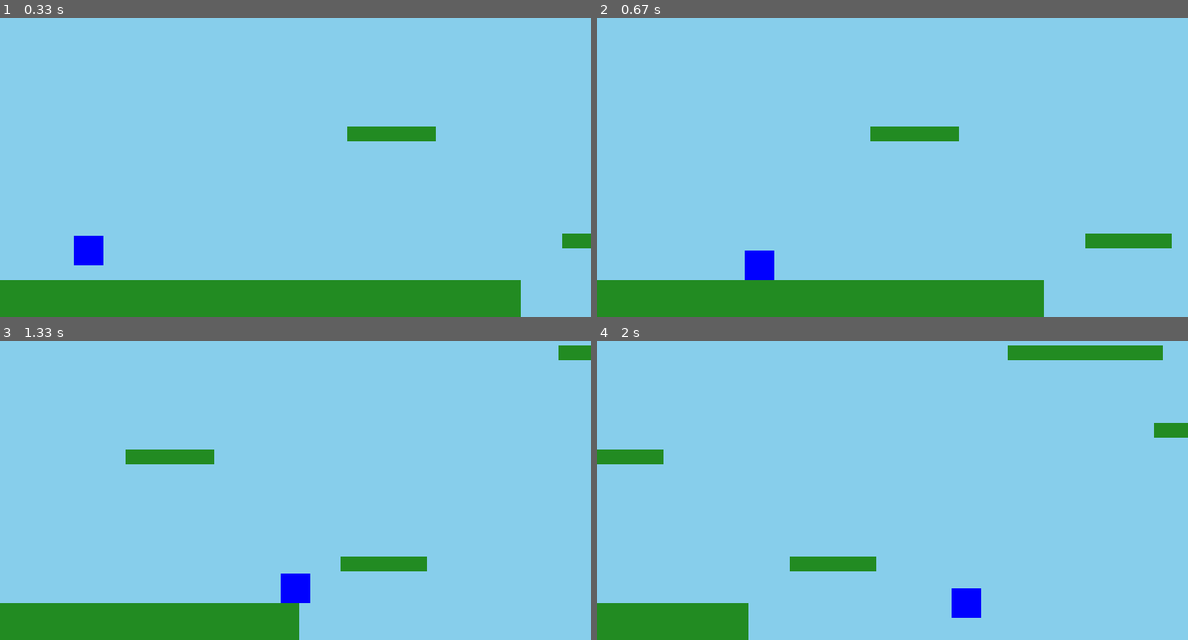
Above: before the commit, frames 1-4 (two rows, left to right).
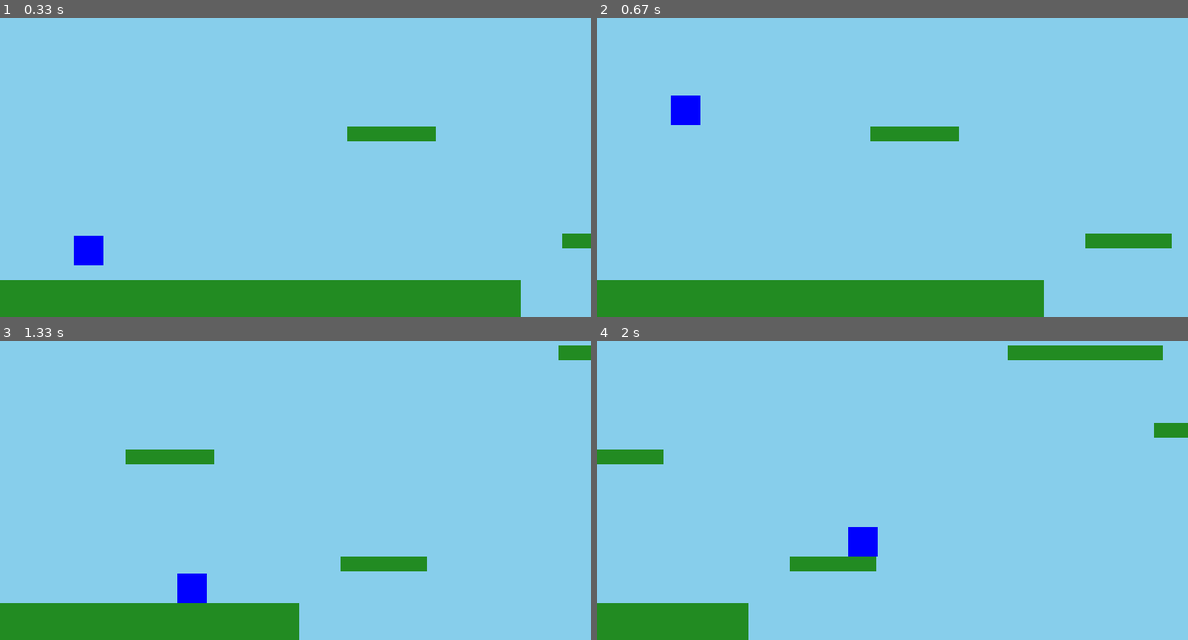
Above: after the commit, the same moments.

Repository: HunterWildClaw/NH_CP2
Game: pygame game, started from personal/pygame_experimenting.py
Two runs of this game, one before a commit and one after it. Both use one fixed random seed, a clock stepped at 60 frames per second and the inputs below.
Inputs:
- Up to frame 1 (0.33 s): no input
- Up to frame 2 (0.67 s): hold R from 0.33 s (still down); hold Right from 0.33 s (still down)
- Up to frame 3 (1.33 s): release R at 0.8 s; release Right at 0.8 s; hold Right 0.83-1.3 s
- Up to frame 4 (2 s): hold Up 1.33-1.63 s; hold Right from 1.67 s (still down)

Frame 1 is identical in both runs. In frame 2, 1.0% of the frame differs, in the area x 12-30%, y 25-88%; in frame 3, 1.0%; in frame 4, 1.0%.

Commit message:
workin on it

Diff:
--- a/personal/pygame_experimenting.py
+++ b/personal/pygame_experimenting.py
@@ -9,7 +9,7 @@
 GRAVITY = 1
 JUMP_HEIGHT = -20
 PLAYER_SPEED = 5
-AUTO_SCROLL_SPEED = 5  # The screen moves left by 2 pixels every frame
+AUTO_SCROLL_SPEED = 5
 
 # Colors
 SKY_BLUE = (135, 206, 235)
@@ -66,6 +66,11 @@
                     self.rect.top = plat.bottom
                     self.vel_y = 0
 
+        if keys[pygame.K_r]:
+            self.rect = pygame.Rect(100, 300, 40, 40)
+            self.vel_y = 0
+            self.on_ground = False
+
     def draw(self):
         pygame.draw.rect(screen, PLAYER_COLOR, self.rect)
 
@@ -100,15 +105,11 @@
     # 2. Update Player
     player.move(platforms)
 
-    # 3. Handle Screen Boundaries (Optional: Keep player from disappearing left)
-    if player.rect.left < 0:
-        player.rect.left = 0
-
-    # 4. Infinite Generation Logic
+    # 3. Infinite Generation Logic
     if platforms[-1].x < SCREEN_WIDTH + 500:
         platforms += spawn_platforms(platforms[-1].x, 5)
 
-    # 5. Clean up old platforms
+    # 4. Clean up old platforms
     platforms = [p for p in platforms if p.right > -100]
 
     # Draw everything
